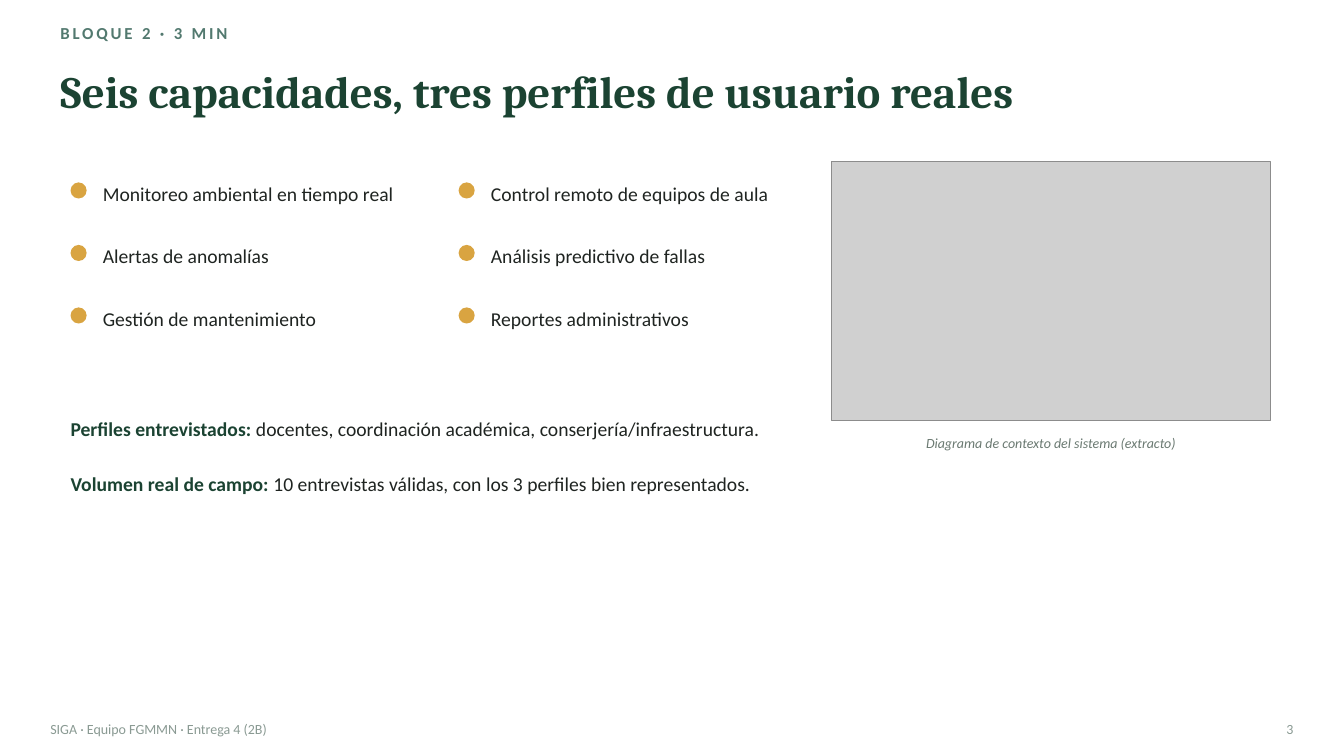
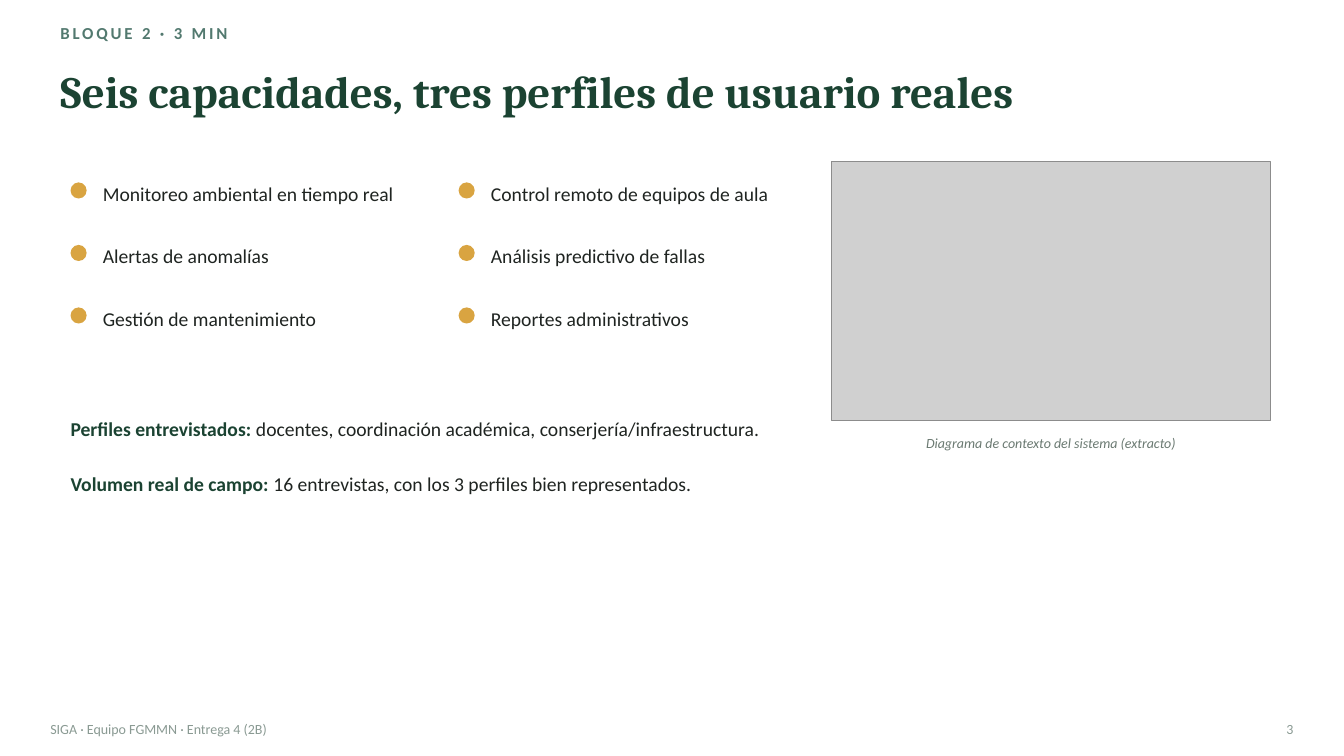
Before and after one commit to gsanchezc6-beep/SIGA_FGMMN_ISR401_AVANCE_2B, a slide deck: slide 3 of 08_Defensa/presentacion.pptx. Drawn at 1344x756 pixels with LibreOffice and Linux fonts; fonts in the diff are those of the drawing; grey boxes stand for pictures. Boxes give left, top, right and bottom in pixels: in the first picture for what was removed or moved away, otherwise in the second. Text is boxed around its words. In the diff, an @@ line names an element or a change of style, - is before the commit and + after.

Commit message:
fix(defensa): las diapositivas afirmaban lo que ya no es cierto
Tres diapositivas del mazo declaraban el corpus como estaba antes de codificarlo
entero: la 13 decia diez codificadas y la codificacion de las seis restantes
pendiente, la 3 hablaba de diez entrevistas validas y la 9 daba como trabajo
futuro aplicar codificacion axial y recalcular la curva. Lo que ve el tribunal
es esto, asi que corregirlo importa mas que corregir el manuscrito.

El trabajo futuro de la 9 pasa a ser lo que de verdad queda pendiente: ampliar
la ronda terminal mas alla del perfil docente, y regenerar los dos conjuntos
sobre el corpus completo en vez de sobre el de diez.

Se regenera presentacion.pdf, que llevaba desde las 11:07 sin sincronizar.

Ademas, correccion de una afirmacion mia que era falsa: 00_LEEME.md del panel
ampliado decia que los consentimientos de los siete evaluadores estaban en la
zona restringida, y esa zona no los declaraba en ningun sitio. Ahora constan en
README_Restringido.md, apartado 2, con el motivo por el que no se publican y con
la aclaracion de que las hojas depositadas no llevan nombre ni firma.

```diff
--- a/08_Defensa/presentacion.pptx
+++ b/08_Defensa/presentacion.pptx
@@ text at bbox=[71, 477, 691, 494]: text changed @@
-Volumen real de campo: 10 entrevistas válidas, con los 3 perfiles bien representados.
+Volumen real de campo: 16 entrevistas, con los 3 perfiles bien representados.
```
Also in this commit, not shown: 2 other slides changed, 5 other files.
